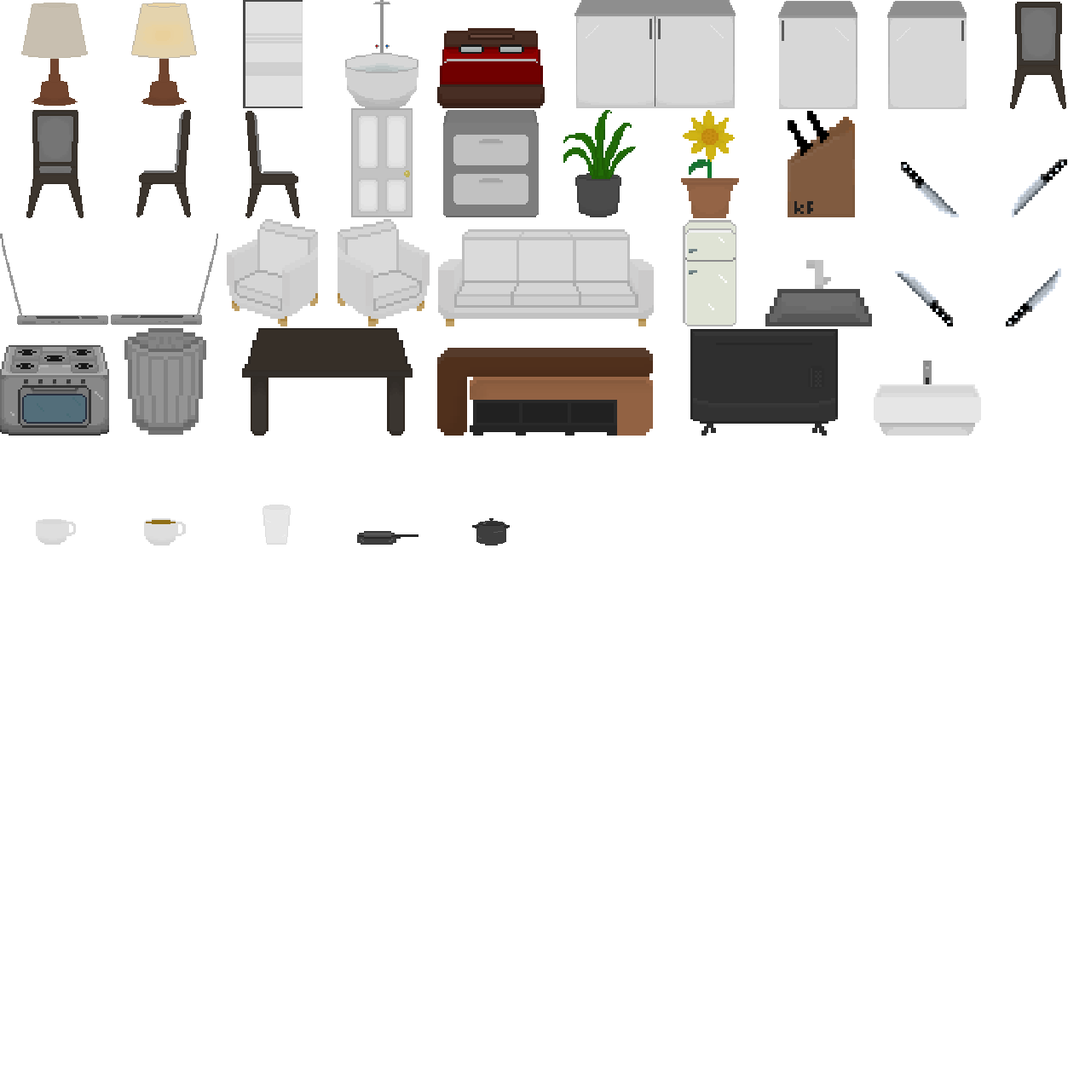
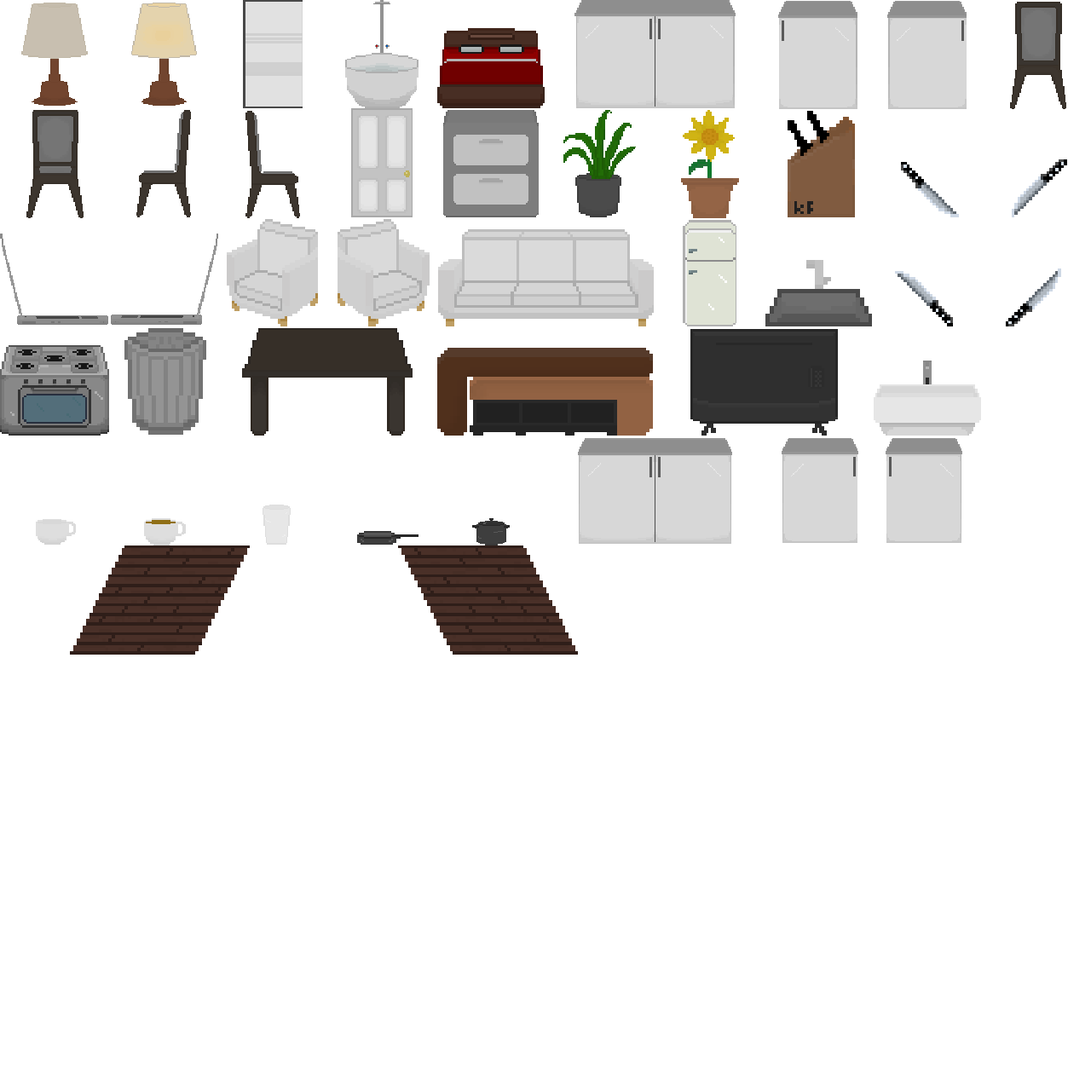
Layers edited between the first and the second 1091 x 1091 image:
added layer "Parcket fixed on vary" above "Parcket fixed" over [398, 545, 579, 655]
added layer "Parcket fixed" above "cabinet left" over [69, 545, 250, 655]
added layer "cabinet left" (1st of 2) above "cabinet right" over [885, 438, 963, 544]
added layer "cabinet right" (1st of 2) above "cabinet both" over [781, 438, 859, 544]
added layer "cabinet both" (1st of 2) above "glass empty" over [578, 438, 733, 545]
